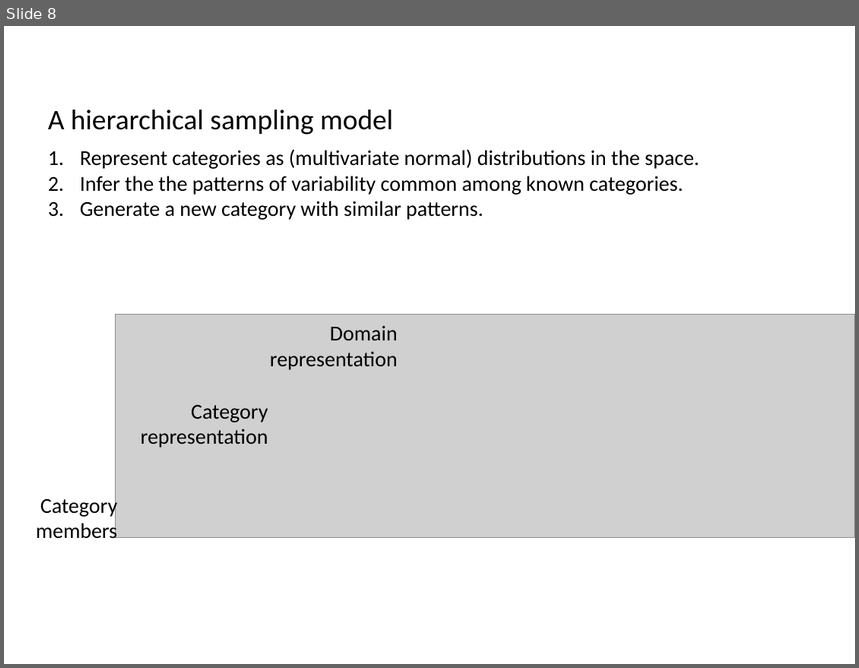
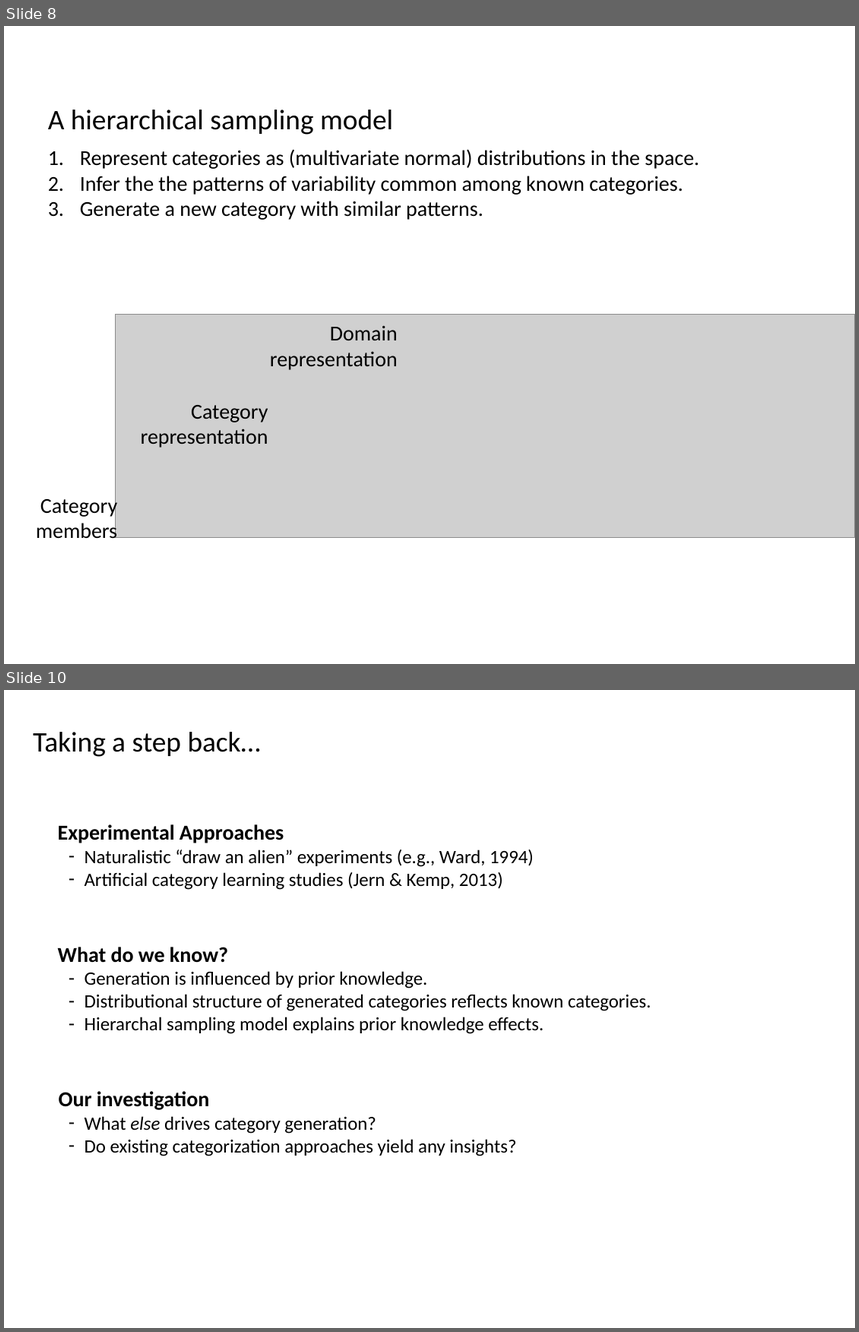
Before and after one commit to AusterweilLab/generating_categories, a slide deck: Presentations/ccn-bbag-march-2-2017.pptx. Shown one above the other, each under a label of ours: slide 8 before the commit, slides 8 and 10 after it; the slides between them are not shown. The pictures are 859x668 and 859x1332 pixels, drawn with LibreOffice and Linux fonts; fonts in the diff are those of the drawing; grey boxes stand for pictures. Boxes give left, top, right and bottom in pixels: in the first picture for what was removed or moved away, otherwise in the second. Text is boxed around its words. In the diff, an @@ line names an element or a change of style, - is before the commit and + after.

```diff
--- a/Presentations/ccn-bbag-march-2-2017.pptx
+++ b/Presentations/ccn-bbag-march-2-2017.pptx
@@ slide 10 added at box(4, 690, 855, 1328), background #FFFFFF @@
@@ text added at box(33, 732, 261, 757), 24 pt, text #000000 @@
+Taking a step back…
@@ text added at box(58, 825, 652, 1157), 16 pt, text #000000 @@
+Experimental Approaches
+– Naturalistic “draw an alien” experiments (e.g., Ward, 1994)
+– Artificial category learning studies (Jern & Kemp, 2013)
+What do we know?
+– Generation is influenced by prior knowledge.
+– Distributional structure of generated categories reflects known categories.
+– Hierarchal sampling model explains prior knowledge effects.
+Our investigation
+– What else drives category generation?
+– Do existing categorization approaches yield any insights?
```
Also in this commit, not shown: 1 slide changed, 19 other slides added.
